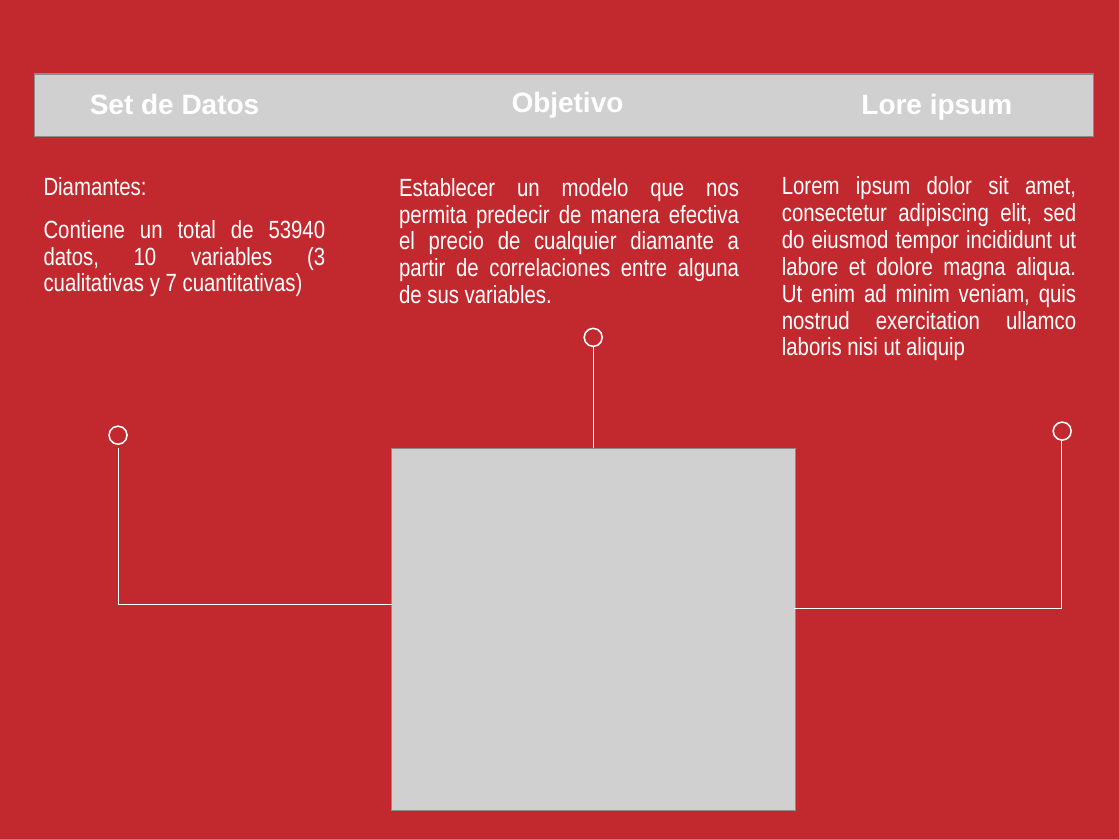
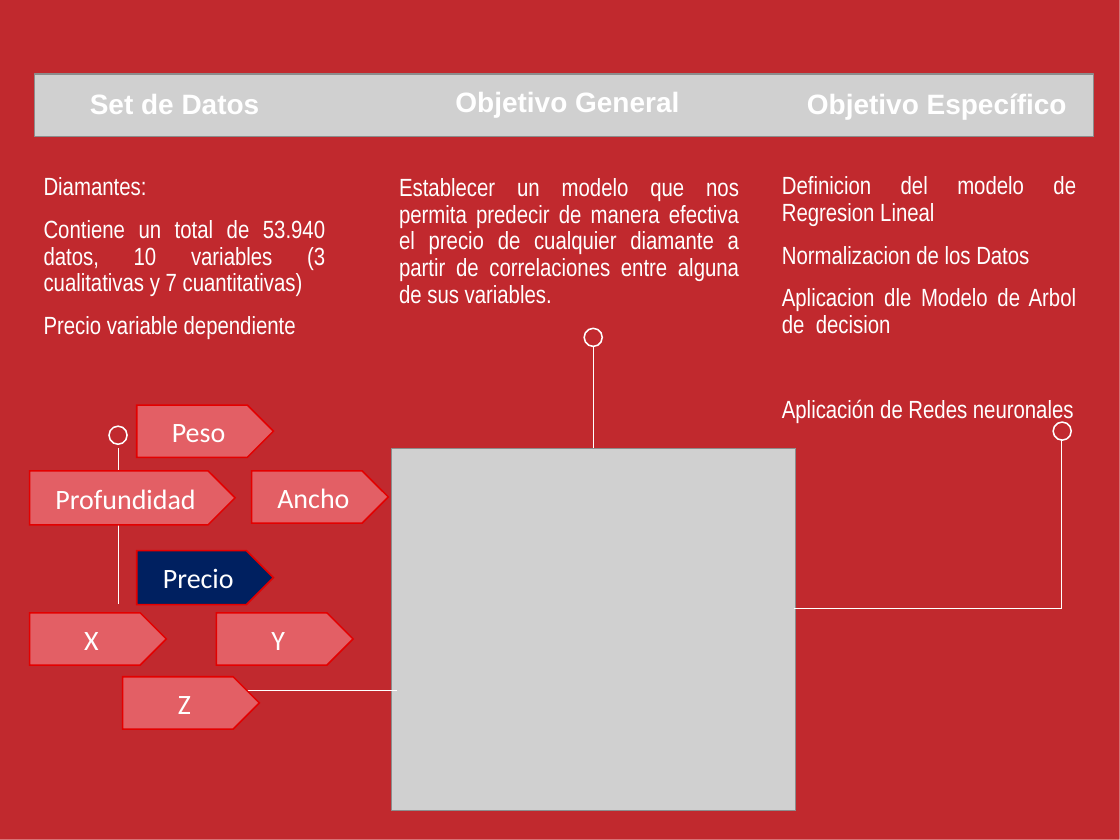
Before and after one commit to IgnGGA/grupo9, a slide deck: slide 3 of presentación/presentaciónDosMineriaDeDatos.pptx (slide 2 before the commit). Drawn at 1120x840 pixels with LibreOffice and Linux fonts; fonts in the diff are those of the drawing; grey boxes stand for pictures. Boxes give left, top, right and bottom in pixels: in the first picture for what was removed or moved away, otherwise in the second. Text is boxed around its words. In the diff, an @@ line names an element or a change of style, - is before the commit and + after.

```diff
--- a/presentación/presentaciónDosMineriaDeDatos.pptx
+++ b/presentación/presentaciónDosMineriaDeDatos.pptx
@@ text at (455, 92, 679, 117): text changed @@
-Objetivo
+Objetivo General
@@ text at (807, 94, 1067, 119): text changed @@
-Lore ipsum
+Objetivo Específico
@@ text at (782, 176, 1076, 423): text changed @@
-Lorem ipsum dolor sit amet, consectetur adipiscing elit, sed do eiusmod tempor incididunt ut labore et dolore magna aliqua. Ut enim ad minim veniam, quis nostrud exercitation ullamco laboris nisi ut aliquip
+Definicion del modelo de Regresion Lineal
+Normalizacion de los Datos
+Aplicacion dle Modelo de Arbol de decision
+Aplicación de Redes neuronales
@@ text at (44, 220, 325, 339): text changed @@
-Contiene un total de 53940 datos, 10 variables (3 cualitativas y 7 cuantitativas)
+Contiene un total de 53.940 datos, 10 variables (3 cualitativas y 7 cuantitativas)
+Precio variable dependiente
@@ pentagon arrow added at (137, 405, 273, 458), fill #E35F65, outline #E30000 1 pt, 18 pt, text #FFFFFF @@
+Peso
@@ pentagon arrow added at (30, 470, 235, 524), fill #E35F65, outline #E30000 1 pt, 18 pt, text #FFFFFF @@
+Profundidad
@@ pentagon arrow added at (252, 470, 389, 523), fill #E35F65, outline #E30000 1 pt, 18 pt, text #FFFFFF @@
+Ancho
@@ pentagon arrow added at (137, 551, 273, 605), fill #002060, outline #E30000 1 pt, 18 pt, text #FFFFFF @@
+Precio
@@ pentagon arrow added at (30, 613, 167, 665), fill #E35F65, outline #E30000 1 pt, 18 pt, text #FFFFFF @@
+X
@@ pentagon arrow added at (216, 613, 353, 665), fill #E35F65, outline #E30000 1 pt, 18 pt, text #FFFFFF @@
+Y
@@ pentagon arrow added at (123, 676, 260, 729), fill #E35F65, outline #E30000 1 pt, 18 pt, text #FFFFFF @@
+Z
@@ line moved from (392, 604) - (118, 604) to (396, 690) - (123, 690) @@
```
Also in this commit, not shown: 4 slides added, 3 slides removed, 1 other file.
